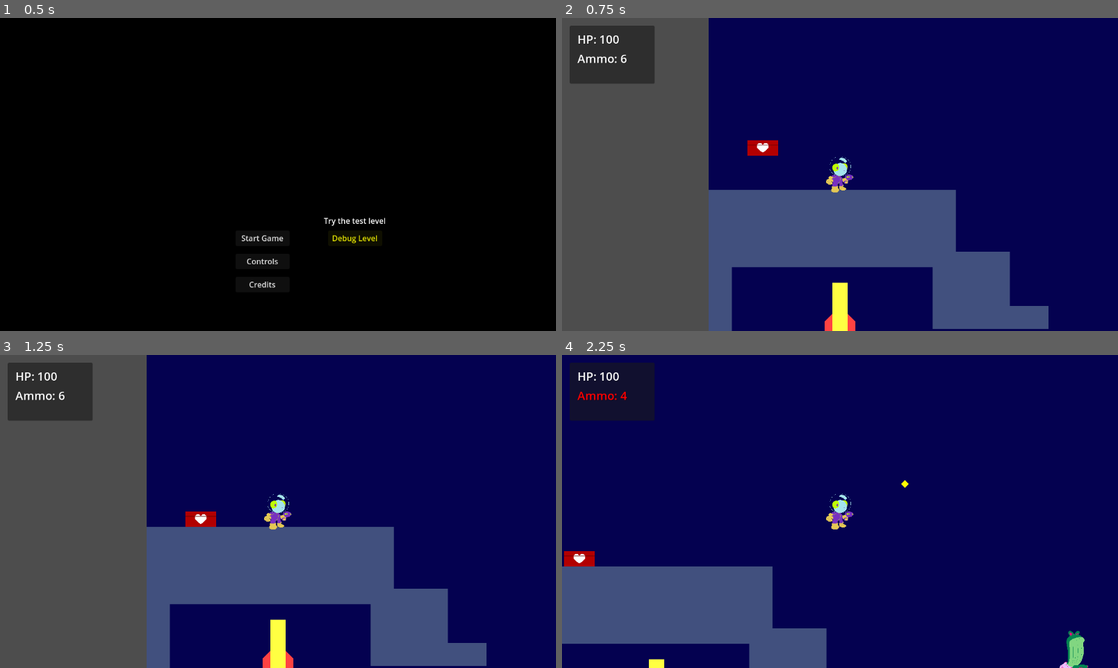
Above: before the commit, frames 1-4 (two rows, left to right).
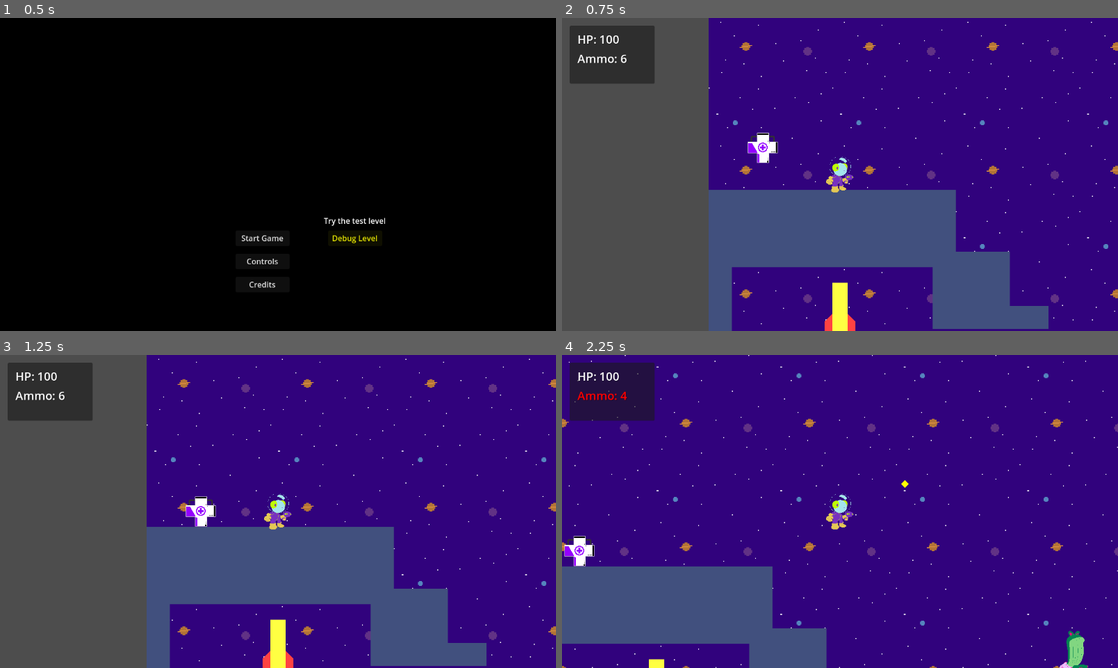
Above: after the commit, the same moments.

Repository: kv-mod3/FightClub-SpacePirates
Game: Godot game, scene res://levels/title_menu.tscn
The game is run twice, just before and just after one commit, with the same random seed, the same clock (stepped at 60 frames per second) and the same inputs.
Inputs:
- Up to frame 1 (0.5 s): no input
- Up to frame 2 (0.75 s): click "Debug Level" at 0.5 s
- Up to frame 3 (1.25 s): no input
- Up to frame 4 (2.25 s): tap Enter (shoot) at 1.25, 1.35, 2.1 s; hold D (right) from 1.28 s (still down); tap Space (jump) at 1.52 s

Frame 1 is identical in both runs. In frame 2, 57% of the frame differs, in the area x 26-100%, y 0-100%; in frame 3, 57%; in frame 4, 86%, in the area x 0-100%, y 0-100%.

Commit message:
new art & sounds
+ new art for health item
+ new space background
+ attached recharging sounds
+ pirates now make hurt sounds

Diff:
--- a/project-space-pirates/global_scripts/sound_manager.tscn
+++ b/project-space-pirates/global_scripts/sound_manager.tscn
@@ -12,5 +12,6 @@
 
 [node name="Level2BGM" type="AudioStreamPlayer" parent="."]
 stream = ExtResource("2_eaiyj")
+volume_db = -5.0
 
 [node name="Level3BGM" type="AudioStreamPlayer" parent="."]
--- a/project-space-pirates/levels/level_1.tscn
+++ b/project-space-pirates/levels/level_1.tscn
@@ -53,16 +53,16 @@
 [node name="Objects" type="Node" parent="."]
 
 [node name="HealthItem" parent="Objects" instance=ExtResource("1_kx6l7")]
-position = Vector2(4078, 582)
+position = Vector2(4072, 568)
 
 [node name="HealthItem2" parent="Objects" instance=ExtResource("1_kx6l7")]
-position = Vector2(522, 1215)
+position = Vector2(520, 1200)
 
 [node name="HealthItem3" parent="Objects" instance=ExtResource("1_kx6l7")]
-position = Vector2(1288, 1102)
+position = Vector2(1296, 1088)
 
 [node name="HealthItem4" parent="Objects" instance=ExtResource("1_kx6l7")]
-position = Vector2(3191, 3771)
+position = Vector2(3192, 3752)
 
 [node name="Door" parent="Objects" instance=ExtResource("2_n46q3")]
 position = Vector2(1216, 1016)
--- a/project-space-pirates/levels/level_debug.tscn
+++ b/project-space-pirates/levels/level_debug.tscn
@@ -1,8 +1,9 @@
-[gd_scene load_steps=9 format=3 uid="uid://e1h2ictdyujb"]
+[gd_scene load_steps=10 format=3 uid="uid://e1h2ictdyujb"]
 
 [ext_resource type="PackedScene" uid="uid://c1vwxu07abuus" path="res://objects/player/PlayerPlatformer/player_platformer.tscn" id="1_75gwh"]
 [ext_resource type="Script" uid="uid://be8efiufn4g0p" path="res://levels/level_debug.gd" id="1_tlh8j"]
 [ext_resource type="PackedScene" uid="uid://dkc7n6xag5por" path="res://objects/enemies/PirateEnemy/pirate_enemy.tscn" id="2_03qpd"]
+[ext_resource type="Texture2D" uid="uid://blivnaon5dwu5" path="res://assets/textures/space_background.png" id="2_uf4fm"]
 [ext_resource type="PackedScene" uid="uid://dej7s7gmiss13" path="res://objects/pickup_items/health_item.tscn" id="4_ppha6"]
 [ext_resource type="PackedScene" uid="uid://bacqw7l3u02n6" path="res://objects/level_objects/platform.tscn" id="4_u2tkn"]
 [ext_resource type="PackedScene" uid="uid://bvstcalgkhvp6" path="res://objects/level_objects/door.tscn" id="5_y1fpr"]
@@ -15,6 +16,21 @@
 [node name="Background" type="Polygon2D" parent="."]
 color = Color(0.0156863, 0.00392157, 0.317647, 1)
 polygon = PackedVector2Array(-640, 64, 960, 64, 960, -384, -640, -384)
+
+[node name="Control" type="Control" parent="."]
+layout_mode = 3
+anchors_preset = 0
+offset_right = 40.0
+offset_bottom = 40.0
+
+[node name="TextureRect" type="TextureRect" parent="Control"]
+layout_mode = 0
+offset_left = -640.0
+offset_top = -384.0
+offset_right = 960.0
+offset_bottom = 64.0
+texture = ExtResource("2_uf4fm")
+stretch_mode = 1
 
 [node name="Floor" type="StaticBody2D" parent="." groups=["solids"]]
 position = Vector2(0, 32)
--- a/project-space-pirates/objects/enemies/PirateEnemy/pirate_enemy.gd
+++ b/project-space-pirates/objects/enemies/PirateEnemy/pirate_enemy.gd
@@ -166,6 +166,7 @@
 		taking_damage = true
 		health -= damage
 		print("Enemy current health: ", health)
+		$Sounds/Hurt.play()
 
 		# Enemy flashes red on hit.
 		var flash_red_color: Color = Color(50, 0.5, 0.5)
--- a/project-space-pirates/objects/enemies/PirateEnemy/pirate_enemy.tscn
+++ b/project-space-pirates/objects/enemies/PirateEnemy/pirate_enemy.tscn
@@ -1,8 +1,9 @@
-[gd_scene load_steps=8 format=3 uid="uid://dkc7n6xag5por"]
+[gd_scene load_steps=9 format=3 uid="uid://dkc7n6xag5por"]
 
 [ext_resource type="Script" uid="uid://byyr2k7trv3q0" path="res://objects/enemies/PirateEnemy/pirate_enemy.gd" id="1_dw1y7"]
 [ext_resource type="Texture2D" uid="uid://cw0k2qagu3gtg" path="res://assets/concepts/GJ_-_Alien_ideas_01.png" id="2_aqd2k"]
 [ext_resource type="AudioStream" uid="uid://dws4uf0vdr036" path="res://assets/sounds/enemy_shoot.wav" id="3_ti4pe"]
+[ext_resource type="AudioStream" uid="uid://cejpca6og0q3y" path="res://assets/sounds/enemy_hurt.wav" id="4_72fku"]
 
 [sub_resource type="AtlasTexture" id="AtlasTexture_ke628"]
 atlas = ExtResource("2_aqd2k")
@@ -63,10 +64,13 @@
 label_settings = SubResource("LabelSettings_5t8oi")
 horizontal_alignment = 1
 
-[node name="Sounds" type="Node" parent="."]
+[node name="Sounds" type="Node2D" parent="."]
 
 [node name="Shoot" type="AudioStreamPlayer2D" parent="Sounds"]
 stream = ExtResource("3_ti4pe")
+
+[node name="Hurt" type="AudioStreamPlayer2D" parent="Sounds"]
+stream = ExtResource("4_72fku")
 
 [connection signal="timeout" from="DirectionTimer" to="." method="_on_direction_timer_timeout"]
 [connection signal="timeout" from="JumpingTimer" to="." method="_on_jumping_timer_timeout"]
--- a/project-space-pirates/objects/level_objects/door.gd
+++ b/project-space-pirates/objects/level_objects/door.gd
@@ -7,6 +7,7 @@
 func open() -> void:
 	if not is_opened:
 		is_opened = true
+		$AudioStreamPlayer2D.play
 		$DoorSensors.color = Color(0.26, 1, 0.26)
 		$AnimationPlayer.play("open")
 		$CollisionPolygon2D.set_deferred("disabled", true)
--- a/project-space-pirates/objects/level_objects/door.tscn
+++ b/project-space-pirates/objects/level_objects/door.tscn
@@ -1,6 +1,7 @@
-[gd_scene load_steps=5 format=3 uid="uid://bvstcalgkhvp6"]
+[gd_scene load_steps=6 format=3 uid="uid://bvstcalgkhvp6"]
 
 [ext_resource type="Script" uid="uid://da68h068bisy3" path="res://objects/level_objects/door.gd" id="1_jdpod"]
+[ext_resource type="AudioStream" uid="uid://oduk8l8t57nr" path="res://assets/sounds/door open.wav" id="2_jshtq"]
 
 [sub_resource type="Animation" id="Animation_jshtq"]
 length = 0.001
@@ -57,3 +58,6 @@
 [node name="DoorFrame" type="Polygon2D" parent="DoorSensors"]
 color = Color(1, 1, 0.26, 1)
 polygon = PackedVector2Array(8, -48, 8, 48, -8, 48, -8, -48)
+
+[node name="AudioStreamPlayer2D" type="AudioStreamPlayer2D" parent="."]
+stream = ExtResource("2_jshtq")
--- a/project-space-pirates/objects/pickup_items/health_item.tscn
+++ b/project-space-pirates/objects/pickup_items/health_item.tscn
@@ -1,12 +1,13 @@
-[gd_scene load_steps=4 format=3 uid="uid://dej7s7gmiss13"]
+[gd_scene load_steps=5 format=3 uid="uid://dej7s7gmiss13"]
 
 [ext_resource type="Script" uid="uid://5c37xl6jpk3w" path="res://objects/pickup_items/health_item.gd" id="1_ssjt5"]
+[ext_resource type="Texture2D" uid="uid://cnn62d4orfy5h" path="res://objects/pickup_items/medkit.png" id="2_xf57c"]
 
 [sub_resource type="RectangleShape2D" id="RectangleShape2D_nkiqf"]
-size = Vector2(32, 16)
+size = Vector2(32, 32)
 
 [sub_resource type="RectangleShape2D" id="RectangleShape2D_lsu5i"]
-size = Vector2(16, 16)
+size = Vector2(32, 32)
 
 [node name="HealthItem" type="CharacterBody2D"]
 collision_layer = 16
@@ -15,7 +16,12 @@
 [node name="CollisionShape2D" type="CollisionShape2D" parent="."]
 shape = SubResource("RectangleShape2D_nkiqf")
 
+[node name="Sprite2D" type="Sprite2D" parent="."]
+scale = Vector2(0.5, 0.5)
+texture = ExtResource("2_xf57c")
+
 [node name="Polygon2D" type="Polygon2D" parent="."]
+visible = false
 color = Color(0.7, 0, 0, 1)
 polygon = PackedVector2Array(16, 8, 16, -8, -16, -8, -16, 8)
 
--- a/project-space-pirates/objects/player/PlayerPlatformer/player_platformer.gd
+++ b/project-space-pirates/objects/player/PlayerPlatformer/player_platformer.gd
@@ -166,6 +166,7 @@
 		PlayerVariables.ammo = clampi(PlayerVariables.ammo, 0, 6)
 		$CanvasLayer/AmmoLabel.text = "Ammo: %d" % PlayerVariables.ammo
 		green_text_blink($CanvasLayer/AmmoLabel)
+		$Sounds/FinishRecharge.play()
 		PlayerVariables.reloading_progress = 0
 	else:
 		PlayerVariables.reloading_progress += 100 * delta
@@ -174,6 +175,7 @@
 
 func _on_recharge_timer_timeout() -> void:
 	PlayerVariables.is_reloading = true
+	$Sounds/Recharging.play()
 
 
 func red_text_blink(label: Control) -> void:
--- a/project-space-pirates/objects/player/PlayerPlatformer/player_platformer.tscn
+++ b/project-space-pirates/objects/player/PlayerPlatformer/player_platformer.tscn
@@ -6,6 +6,8 @@
 [ext_resource type="AudioStream" uid="uid://b18jur2ggrd7m" path="res://assets/sounds/player_shoot.wav" id="4_p8b3x"]
 [ext_resource type="AudioStream" uid="uid://bt6c5inpy04m3" path="res://assets/sounds/jump.wav" id="5_8ho1c"]
 [ext_resource type="AudioStream" uid="uid://d2a2umq143akn" path="res://assets/sounds/hurt.wav" id="6_p8b3x"]
+[ext_resource type="AudioStream" uid="uid://b31iafnruux3h" path="res://assets/sounds/finish_recharging.wav" id="7_8ho1c"]
+[ext_resource type="AudioStream" uid="uid://bvunqqt240e2r" path="res://assets/sounds/recharging.wav" id="8_xirlr"]
 
 [sub_resource type="AtlasTexture" id="AtlasTexture_5442t"]
 atlas = ExtResource("2_qgnnd")
@@ -132,4 +134,10 @@
 [node name="Hurt" type="AudioStreamPlayer2D" parent="Sounds"]
 stream = ExtResource("6_p8b3x")
 
+[node name="FinishRecharge" type="AudioStreamPlayer2D" parent="Sounds"]
+stream = ExtResource("7_8ho1c")
+
+[node name="Recharging" type="AudioStreamPlayer2D" parent="Sounds"]
+stream = ExtResource("8_xirlr")
+
 [connection signal="timeout" from="RechargeTimer" to="." method="_on_recharge_timer_timeout"]
Not shown, added: project-space-pirates/assets/sounds/door close.wav.import
Not shown, added: project-space-pirates/assets/sounds/door open.wav.import
Not shown, added: project-space-pirates/assets/sounds/enemy_hurt.wav.import
Not shown, added: project-space-pirates/assets/sounds/finish_recharging.wav.import
Not shown, added: project-space-pirates/assets/sounds/recharging.wav.import
Binary file added: project-space-pirates/assets/textures/space_background.png
Not shown, added: project-space-pirates/assets/textures/space_background.png.import
Binary file added: project-space-pirates/objects/pickup_items/medkit.png
Not shown, added: project-space-pirates/objects/pickup_items/medkit.png.import
Not shown: 1 places in project-space-pirates/objects/player/PlayerPlatformer/player_platformer.tscn that only renumber resources
Not shown, added: project-space-pirates/assets/sounds/door close.wav
Not shown, added: project-space-pirates/assets/sounds/door open.wav
(and 3 more such lines)
